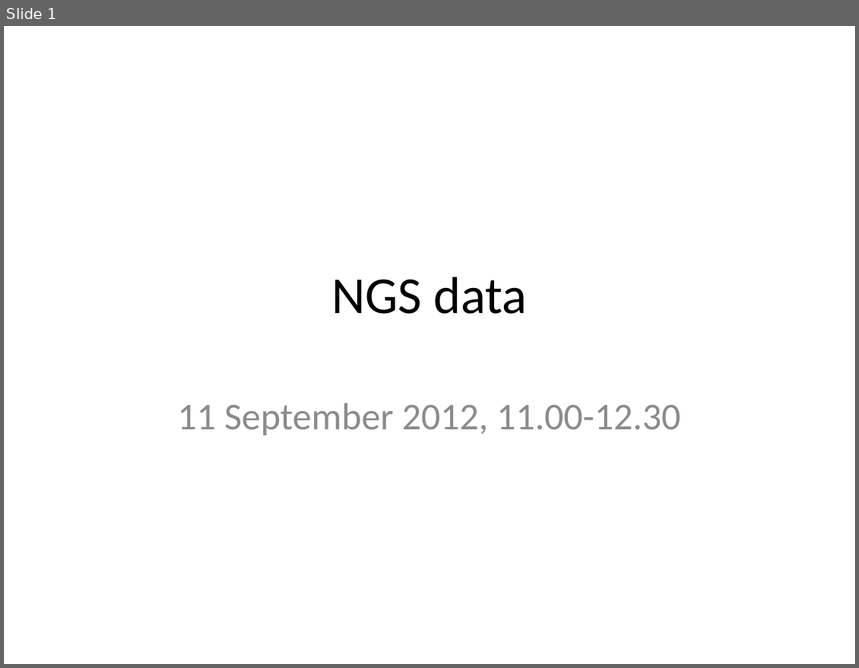
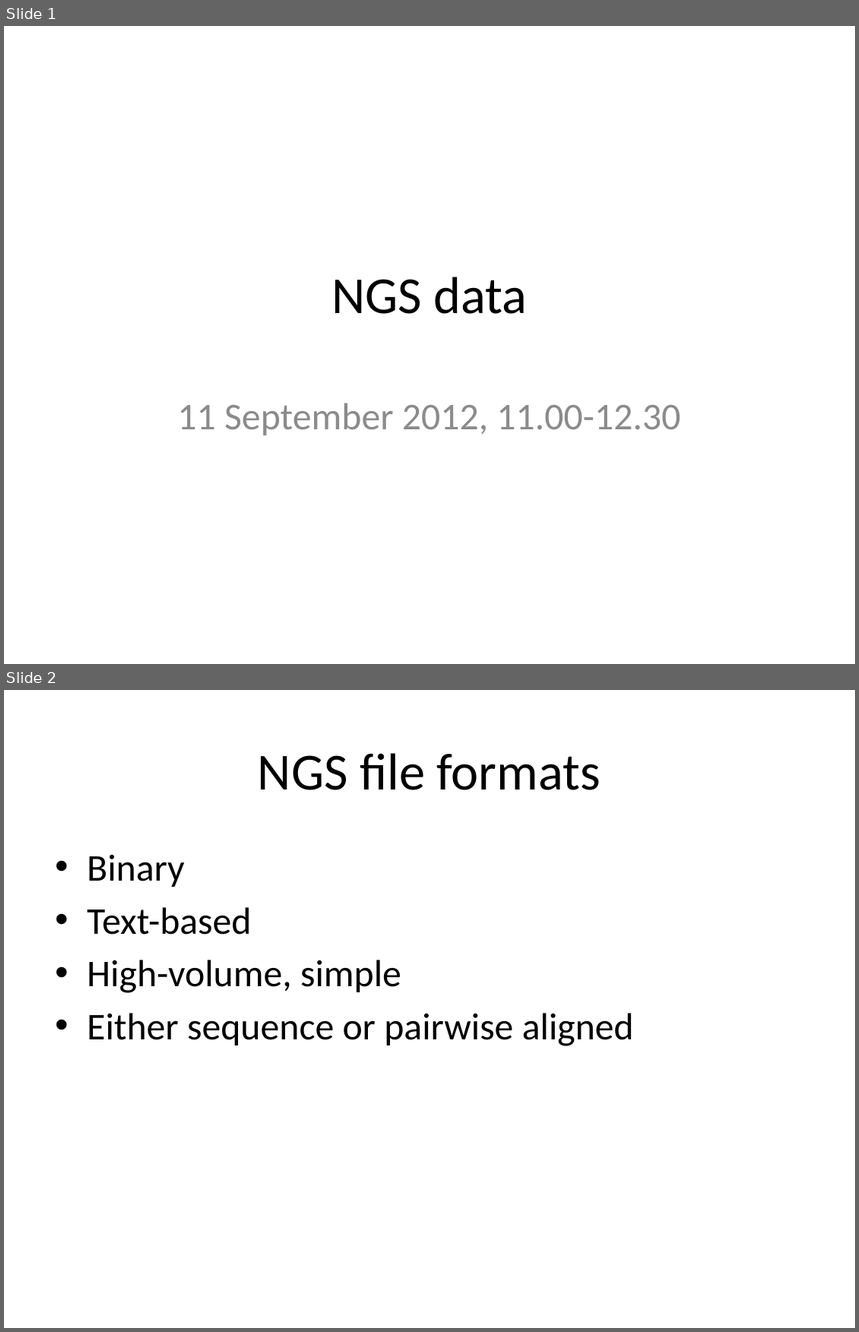
Before and after one commit to rvosa/ngs-workflows, a slide deck: doc/slides/day1/session2/NGSdata.pptx. Shown one above the other, each under a label of ours: slide 1 before the commit, slides 1 and 2 after it. The pictures are 859x668 and 859x1332 pixels, drawn with LibreOffice and Linux fonts; fonts in the diff are those of the drawing. Boxes give left, top, right and bottom in pixels: in the first picture for what was removed or moved away, otherwise in the second. Text is boxed around its words. In the diff, an @@ line names an element or a change of style, - is before the commit and + after.

Commit message:
added slide titles for all slides

```diff
--- a/doc/slides/day1/session2/NGSdata.pptx
+++ b/doc/slides/day1/session2/NGSdata.pptx
@@ slide 2 added at bbox=[4, 690, 855, 1328], background #FFFFFF @@
@@ title added at bbox=[258, 753, 601, 790], 44 pt, text #000000 @@
+NGS file formats
@@ text added at bbox=[87, 854, 634, 1046], 32 pt, text #000000 @@
+• Binary
+• Text-based
+• High-volume, simple
+• Either sequence or pairwise aligned
```
Also in this commit, not shown: 9 other slides added, 15 other files.
